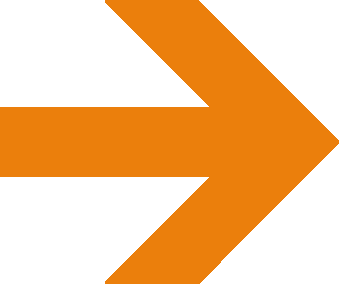
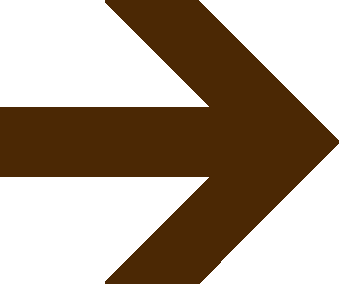
Layer changes from the first w=339, h=284 image to the second:
painted on "Layer 1" over (0, 0, 339, 284)
